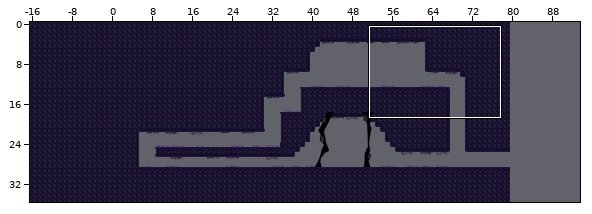
Two states of a Tiled map, Juegos de desarrollo/Marc/Assets/Maps/Zona_oniricaATC.tmx. The picture above shows the old version from afar; the outline marks the close-up.
Close-up. Before the commit:
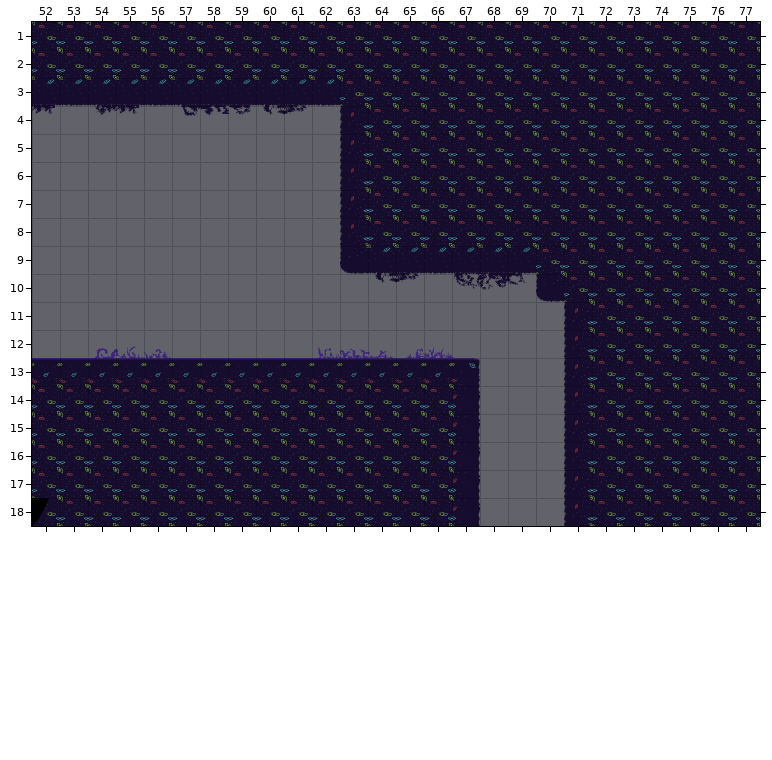
Cells are 64x64 px. Shown: x 52..77, y 1..18. The commit also changed other parts of the map, which this record leaves out.
The result:
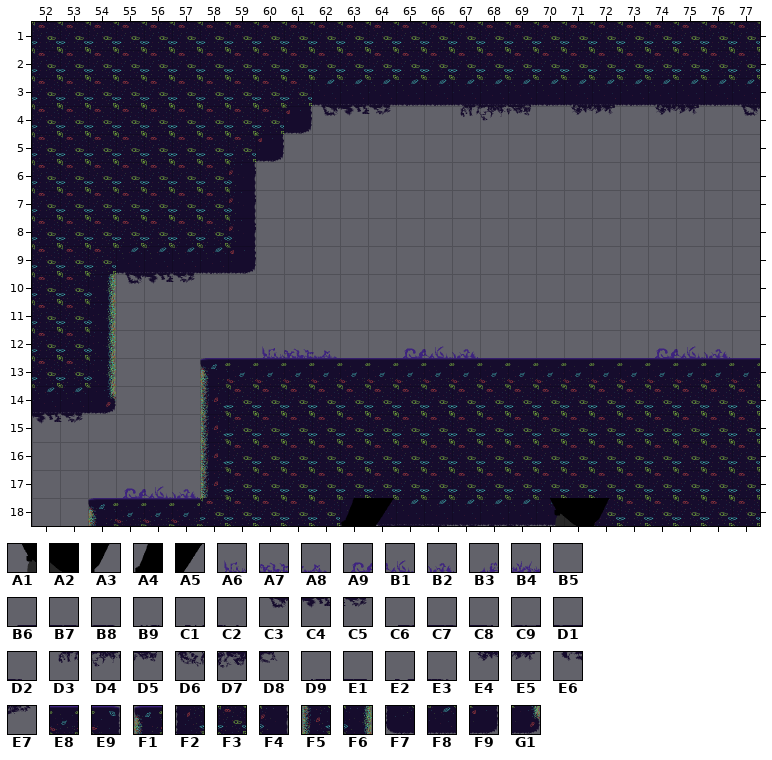
Key: from "Foreground_Onirica": A1 2, A2 3, A3 4, A4 15, A5 16; from "Props": A6 0, A7 1, A8 2, A9 3, B1 4, B2 5, B3 10, B4 11, B5 12, B6 16, B7 17, B8 18, B9 19, C1 20, C2 21, C3 24, C4 25, C5 26, C6 32, C7 33, C8 34, C9 35, D1 36, D2 37, D3 40, D4 41, D5 42, D6 43, D7 44, D8 45, D9 48, E1 49, E2 50, E3 51, E4 56, E5 57, E6 58, E7 59; from "Tileset_Zona_Onirica": E8 1, E9 2, F1 5, F2 8, F3 9, F4 10, F5 13, F6 14, F7 16, F8 17, F9 18, G1 22.
__ is an empty cell, ## one hidden under a higher layer.
Tiles replaced or removed in this view: A3, A6, A7, A8, A9, B1, B2, B3, B4, B5, B6, B7, B8, C3, C4, C5, C9, D1, D2, D6, D7, D8, D9, E1, E2, E3, E4, E5, E6, E7, E8, E9, F2, F3, F4, F7, F8.
Difference:
Changed rows in their new state; .. is an unchanged cell.
Layer "Capa de patrones 1":
first column x 52:
 3 F3 F3 F3 F3 F3 F3 F3 F3 F3 F3 .. F8 F8 F8 F8 F8 F8 F8 F8 F8 F8 F8 F8 F8 F8 F8
 4 F3 F3 F3 F3 F3 F3 F3 F3 F3 F9 .. __ __ __ __ __ __ __ __ __ __ __ __ __ __ __
 5 F3 F3 F3 F3 F3 F3 F3 F3 F9 .. .. __ __ __ __ __ __ __ __ __ __ __ __ __ __ __
 6 F3 F3 F3 F3 F3 F3 F3 F4 .. .. .. __ __ __ __ __ __ __ __ __ __ __ __ __ __ __
 7 F3 F3 F3 F3 F3 F3 F3 F4 .. .. .. __ __ __ __ __ __ __ __ __ __ __ __ __ __ __
 8 F3 F3 F3 F3 F3 F3 F3 F4 .. .. .. __ __ __ __ __ __ __ __ __ __ __ __ __ __ __
 9 F3 F3 F3 F8 F8 F8 F8 F9 .. .. .. __ __ __ __ __ __ __ __ __ __ __ __ __ __ __
10 F3 F3 F6 .. .. .. .. .. .. .. .. .. .. .. .. .. .. .. __ __ __ __ __ __ __ __
11 F3 F3 F6 .. .. .. .. .. .. .. .. .. .. .. .. .. .. .. .. __ __ __ __ __ __ __
12 F3 F3 F6 .. .. .. .. .. .. .. .. .. .. .. .. .. .. .. .. __ __ __ __ __ __ __
13 F3 F3 F6 __ __ __ F1 .. .. .. .. .. .. .. .. E8 E8 E8 E8 E8 E8 E8 E8 E8 E8 E8
14 F8 F8 G1 __ __ __ F5 .. .. .. .. .. .. .. .. F3 F3 F3 F3 F3 .. .. .. .. .. ..
15 __ __ __ __ __ __ F5 .. .. .. .. .. .. .. .. F3 F3 F3 F3 F3 .. .. .. .. .. ..
16 __ __ __ __ __ __ F5 .. .. .. .. .. .. .. .. F3 F3 F3 F3 F3 .. .. .. .. .. ..
17 __ __ __ __ __ __ F5 .. .. .. .. .. .. .. .. F3 F3 F3 F3 F3 .. .. .. .. .. ..
18 __ __ F1 E8 E8 E8 .. .. .. .. .. F8 F8 F8 F8 F8 F8 F8 F8 ## .. .. .. .. .. ..
Layer "Props":
first column x 52:
 3 __ .. __ __ .. __ __ __ __ __ B6 B7 B8 .. .. C6 C7 C8 .. D9 E1 .. D9 E1 .. B6
 4 __ .. __ __ .. __ __ __ __ __ C3 C4 C5 .. .. D3 D4 D5 .. E4 E5 .. E4 E5 .. C3
first column x 52:
 9 .. .. .. B6 B7 B8 .. .. .. .. .. .. __ __ .. __ __ __ .. .. .. .. .. .. ..
10 .. .. .. C3 C4 C5 .. .. .. .. .. .. __ __ .. __ __ __ .. .. .. .. .. .. ..
12 .. .. __ __ __ .. .. .. A6 A7 A8 __ __ A9 B1 B2 .. .. .. .. .. .. A9 B1 B2
14 B7 B8 .. .. .. .. .. .. .. .. .. .. .. .. .. .. .. .. .. .. .. .. .. .. ..
15 C4 C5 .. .. .. .. .. .. .. .. .. .. .. .. .. .. .. .. .. .. .. .. .. .. ..
17 .. .. .. A9 B1 B2 .. .. .. .. .. .. .. .. .. .. .. .. .. .. .. .. .. .. ..
18 .. .. .. .. .. .. .. .. .. .. .. .. C6 C7 C8 B9 C1 C2 .. .. .. .. .. .. ..
Layer "InFrontProps":
first column x 52:
18 __ .. .. .. .. .. .. .. .. .. .. A4 A5 .. .. .. .. .. A1 A2 A3
Pixel boxes of the changes (left, top, right, bottom) in both close-ups:
changed: (32, 78, 760, 526)
